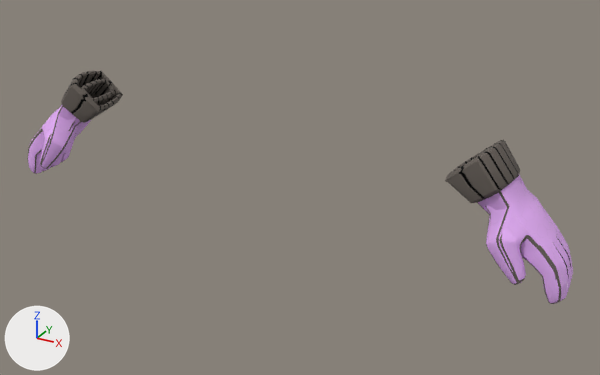
The Blender file Items/Wrist/Beekeeper Gloves/Beekeeper Gloves (Purple)/Beekeeper Gloves (Purple).blend as it was, and as the next commit left it.
Before and after are seen from a camera (50 mm lens) standing at (0.813, -1.335, 1.543) and looking at (0.075, 0.007, 0.872). The axes (+X, +Y, +Z) are drawn at lower left. The lights are the same throughout. The older version comes first.

Before the edit, the objects in view are built like this:
```python
ob_fb_wrist_beekeeper_lod0_l = bpy.data.objects.new('FB_Wrist_Beekeeper_LOD0.L', me_fb_wrist_beekeeper_lod0_l)
ob_fb_wrist_beekeeper_lod0_l.location = (0.0, 0.0, 0.0)
ob_fb_wrist_beekeeper_lod0_r = bpy.data.objects.new('FB_Wrist_Beekeeper_LOD0.R', me_fb_wrist_beekeeper_lod0_r)
ob_fb_wrist_beekeeper_lod0_r.location = (0.0, 0.0, 0.0)
ob_mb_beekeeper_wrist_lod0_l = bpy.data.objects.new('MB_Beekeeper_Wrist_LOD0.L', me_mb_beekeeper_wrist_lod0_l)
ob_mb_beekeeper_wrist_lod0_l.location = (0.0, 0.0, 0.0)
ob_mb_beekeeper_wrist_lod0_r = bpy.data.objects.new('MB_Beekeeper_Wrist_LOD0.R', me_mb_beekeeper_wrist_lod0_r)
ob_mb_beekeeper_wrist_lod0_r.location = (0.0, 0.0, 0.0)
```
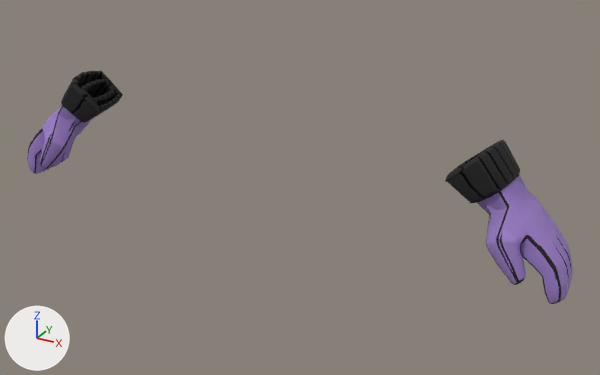
What changed in the scene script:
```text
Change mat_beeglove:
    where n1 = _N.new('ShaderNodeGroup'); n1.name = '[RR] Rec Room Avatar Item Shader'
    n1.inputs[4].default_value: (0.144, 0.125, 0.109, 1.0) -> (0.0242, 0.0242, 0.0242, 1.0)  # 'Green', dark grey #6a635d -> 'Green', black #2b2b2b
    n1.inputs[5].default_value: (0.847, 0.468, 1.0, 1.0) -> (0.366, 0.235, 0.624, 1.0)  # 'Red', purple #edb6ff -> 'Red', purple #a385cf
```

Boxes (x1, y1, x2, y2) around the edits, measured in the pictures (600 x 375 px):
'FB_Wrist_Beekeeper_LOD0.L', surface changed (darker): (445, 140, 571, 304) in both
'FB_Wrist_Beekeeper_LOD0.R', surface changed (darker): (28, 71, 123, 174) in both
'MB_Beekeeper_Wrist_LOD0.L', surface changed: (469, 147, 573, 301) in both
'MB_Beekeeper_Wrist_LOD0.R', surface changed: (27, 79, 116, 171) in both
